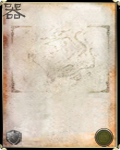
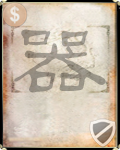
Comparing the layer stacks of the two (120, 150) images. Changes:
"图层 3": opacity 80% → 65%, painted on it over [89, 118, 117, 148]
hid "图层 2" over [6, 130, 22, 145]
added layer "money" (60%) above "器" over [1, 1, 29, 29]
"器": opacity 60% → 30%, painted on it over [2, 3, 106, 93]
